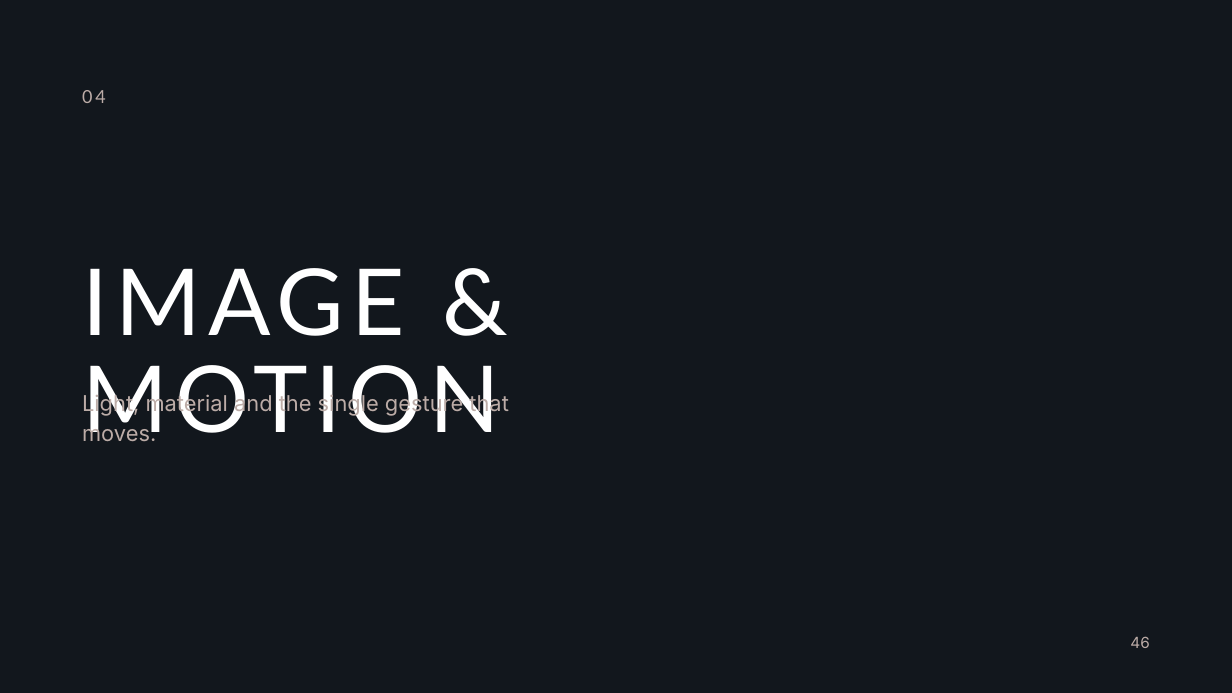
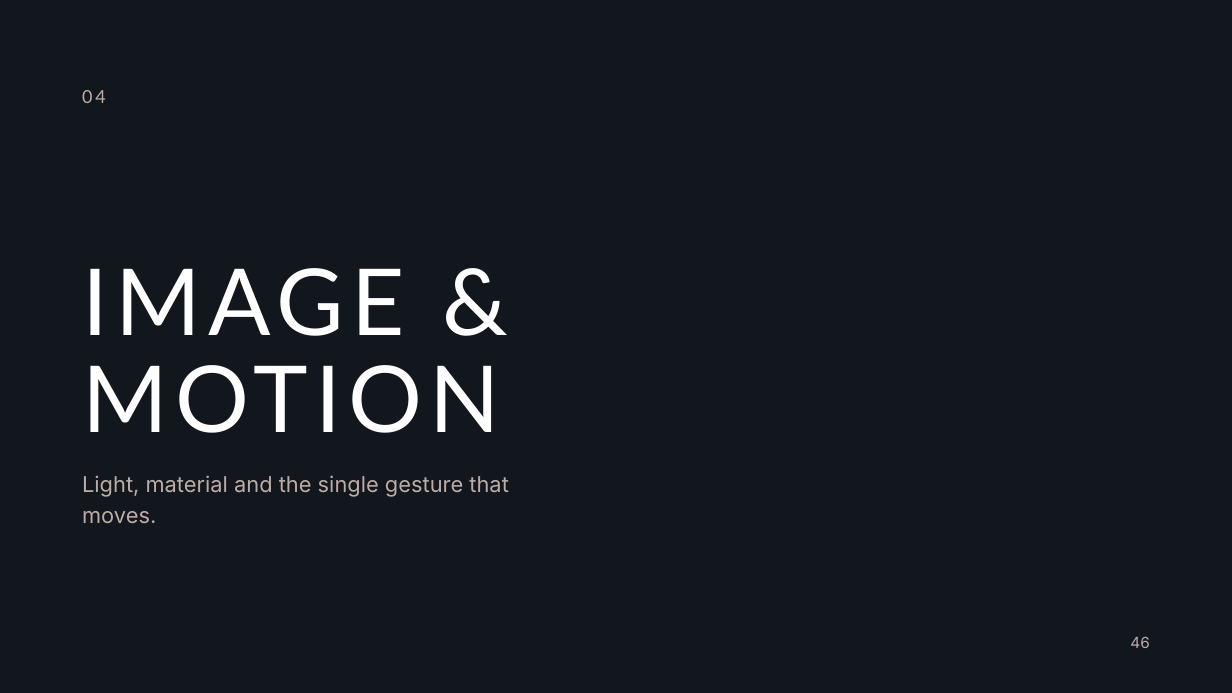
Before and after one commit to mashaelalh/GEM, a slide deck: slide 46 of GEM_V3_RC2/01_working/A-RC2.pptx. Drawn at 1232x693 pixels with LibreOffice and Linux fonts; fonts in the diff are those of the drawing; background and template pictures are left out. Boxes give left, top, right and bottom in pixels: in the first picture for what was removed or moved away, otherwise in the second. Text is boxed around its words. In the diff, an @@ line names an element or a change of style, - is before the commit and + after.

```diff
--- a/GEM_V3_RC2/01_working/A-RC2.pptx
+++ b/GEM_V3_RC2/01_working/A-RC2.pptx
@@ text "Light, material and the single ...": place and size @@
-text "Light, material and the single ..." at (82, 392, 508, 441)
+text "Light, material and the single ..." at (82, 475, 508, 523)
```
Also in this commit, not shown: 1 other slide changed, 3 other files.
